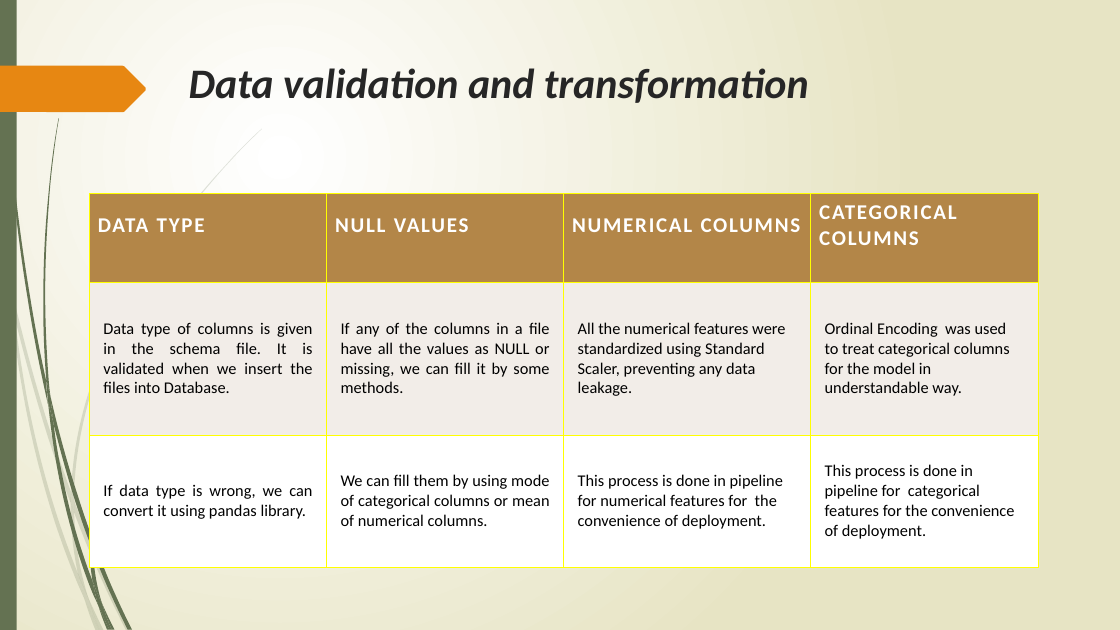
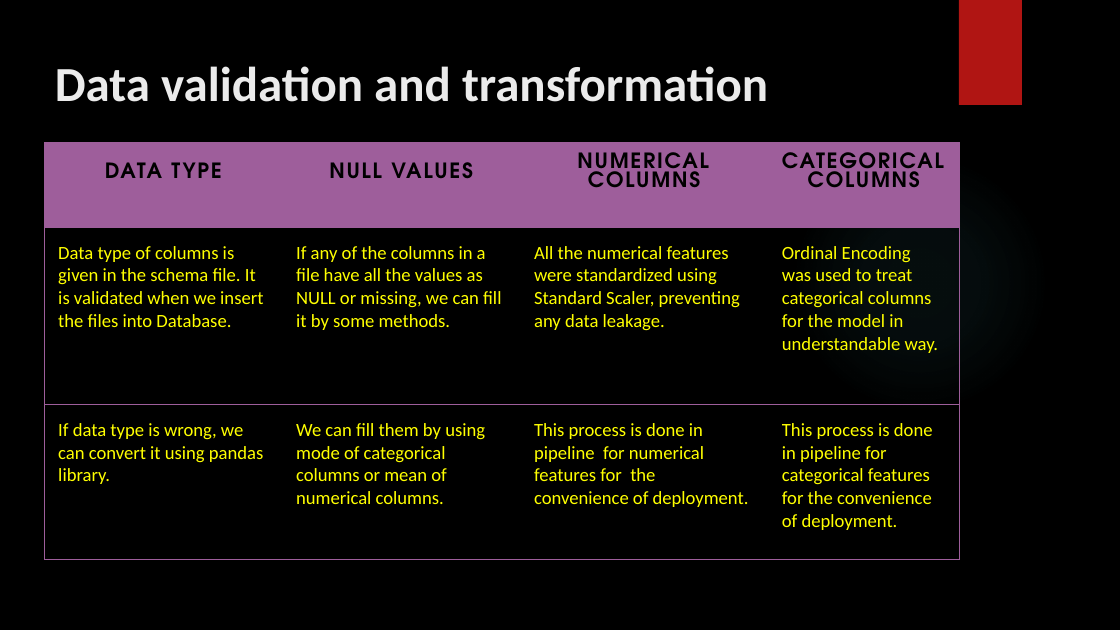
Before and after one commit to VaibhavJoshi95/Internship-InsurancePremiumPrediction, a slide deck: slide 4 of Documents/Insurance Premium Prediction.pptx. Drawn at 1120x630 pixels with LibreOffice and Linux fonts; fonts in the diff are those of the drawing; background and template pictures are left out. Boxes give left, top, right and bottom in pixels: in the first picture for what was removed or moved away, otherwise in the second. Text is boxed around its words. In the diff, an @@ line names an element or a change of style, - is before the commit and + after.

```diff
--- a/Documents/Insurance Premium Prediction.pptx
+++ b/Documents/Insurance Premium Prediction.pptx
@@ background gradient #FFFFFF to #E8E6C4 to picture (left out) @@
@@ rectangle removed at (0, 0, 17, 630) @@
@@ rectangle added at (959, 0, 1022, 105), fill #B01513 @@
@@ title "Data validation and transformation": place and size @@
-title "Data validation and transformation" at (189, 68, 809, 103)
+title "Data validation and transformation" at (55, 66, 768, 102)
@@ title "Data validation and transformation" at (55, 66, 768, 102): size 36 to 42 pt, text colour #262626 to #EBEBEB, italic off @@
@@ freeform shape removed at (0, 66, 146, 112) @@
@@ table at (45, 143, 960, 560) @@
@@ fill #B38648 to none in row 1 @@
@@ fill #F2EDE9 to none in row 2 @@
@@ fill #FFFFFF to none in row 3 @@
@@ font Calibri to TeX Gyre Adventor, text colour #FFFFFF to #000000 in "DATA TYPE", "NULL VALUES", "NUMERICAL COLUMNS", "CATEGORICAL COLUMNS" @@
@@ size 14 to 16 pt, text colour #000000 to #FFFF00 @@
@@ alignment left to centre @@
@@ alignment justified to left @@
@@ borders changed @@
@@ table: place and size @@
-table at (90, 194, 1038, 568)
+table at (45, 143, 960, 560)
@@ ellipse added at (791, 154, 1049, 413), fill gradient #50B9C1 @@
@@ group removed at (0, 129, 262, 630): 10 freeform shapes @@
@@ group removed at (3, 0, 218, 630): 12 freeform shapes @@
```
Also in this commit, not shown: 11 other slides changed, 1 slide added, 4 other files.
